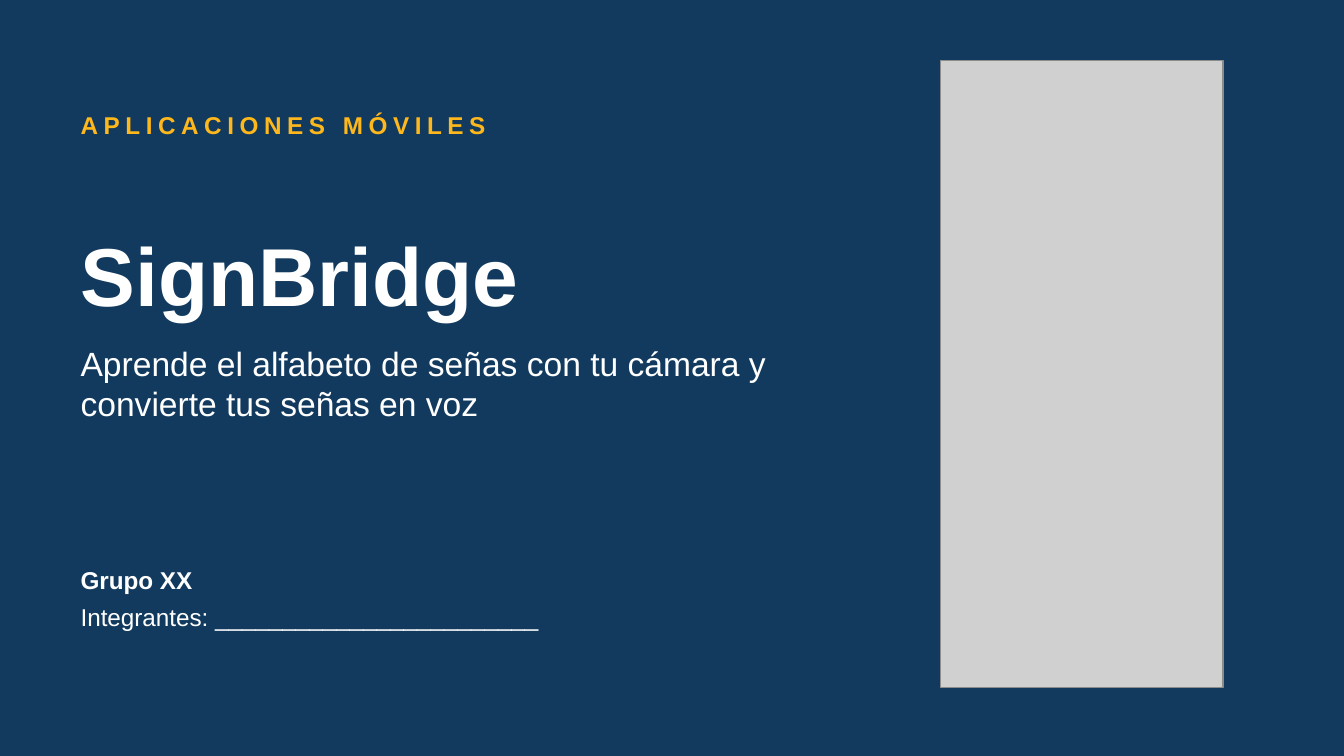
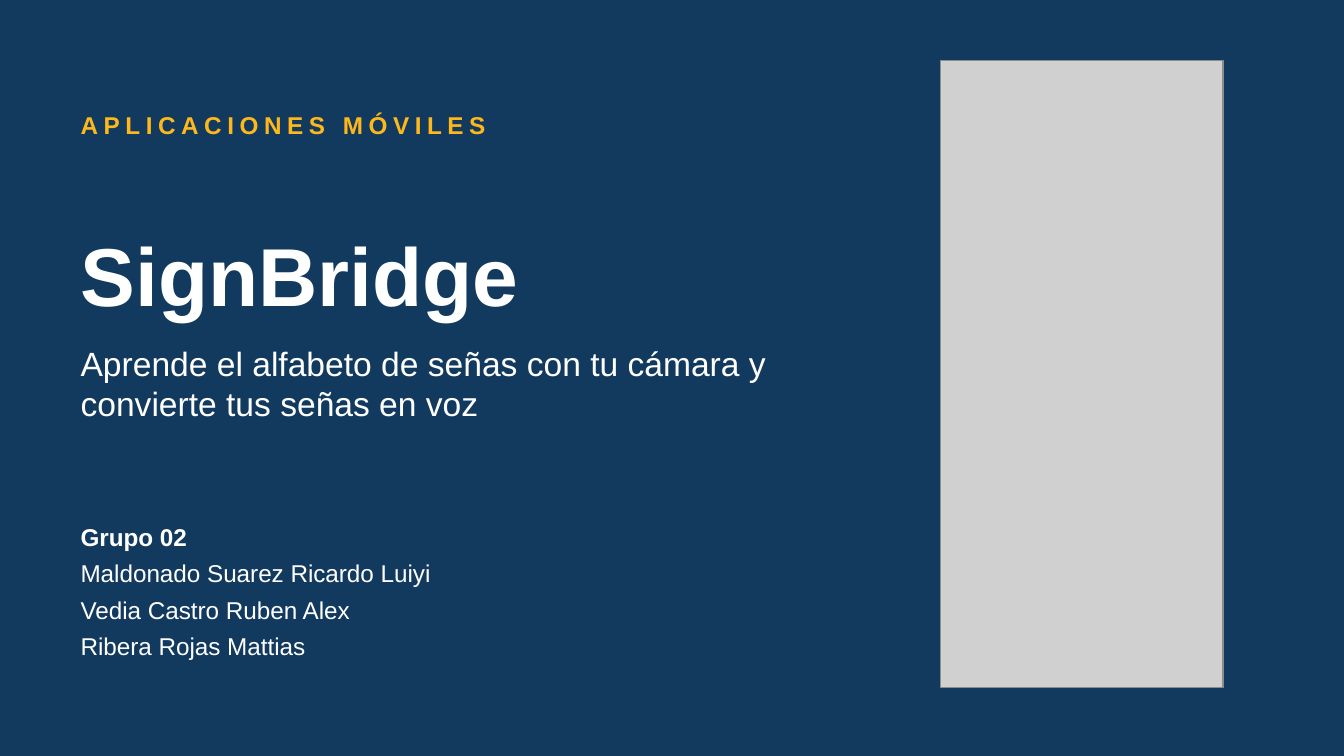
Before and after one commit to mattiasribera/SignBridge, a slide deck: slide 1 of docs/SignBridge-Presentacion.pptx. Drawn at 1344x756 pixels with LibreOffice and Linux fonts; fonts in the diff are those of the drawing; grey boxes stand for pictures. Boxes give left, top, right and bottom in pixels: in the first picture for what was removed or moved away, otherwise in the second. Text is boxed around its words. In the diff, an @@ line names an element or a change of style, - is before the commit and + after.

```diff
--- a/docs/SignBridge-Presentacion.pptx
+++ b/docs/SignBridge-Presentacion.pptx
@@ text at box(81, 529, 431, 660): text changed @@
-Grupo XX
-Integrantes: ________________________
+Grupo 02
+Maldonado Suarez Ricardo Luiyi
+Vedia Castro Ruben Alex
+Ribera Rojas Mattias
```
Also in this commit, not shown: 1 other slide changed, 2 other files.
